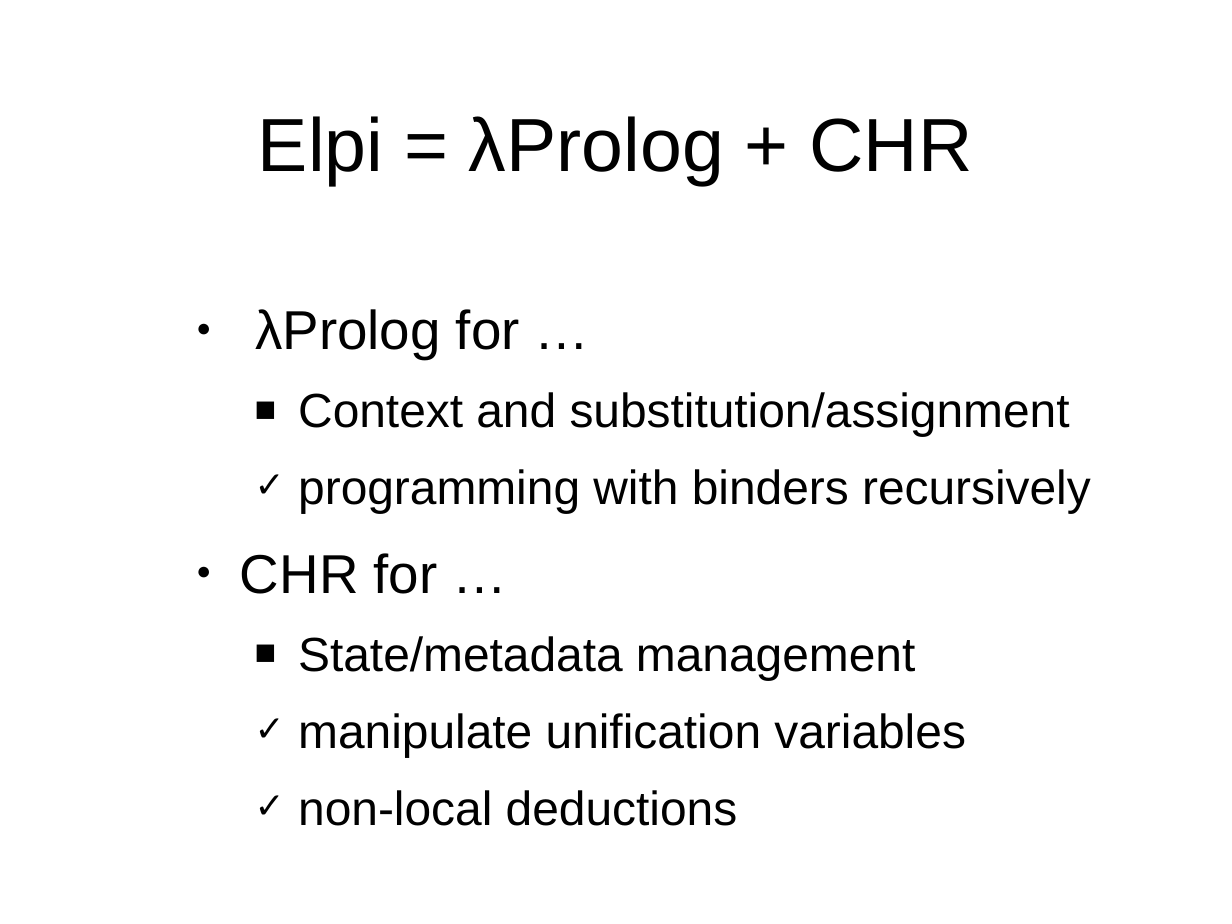
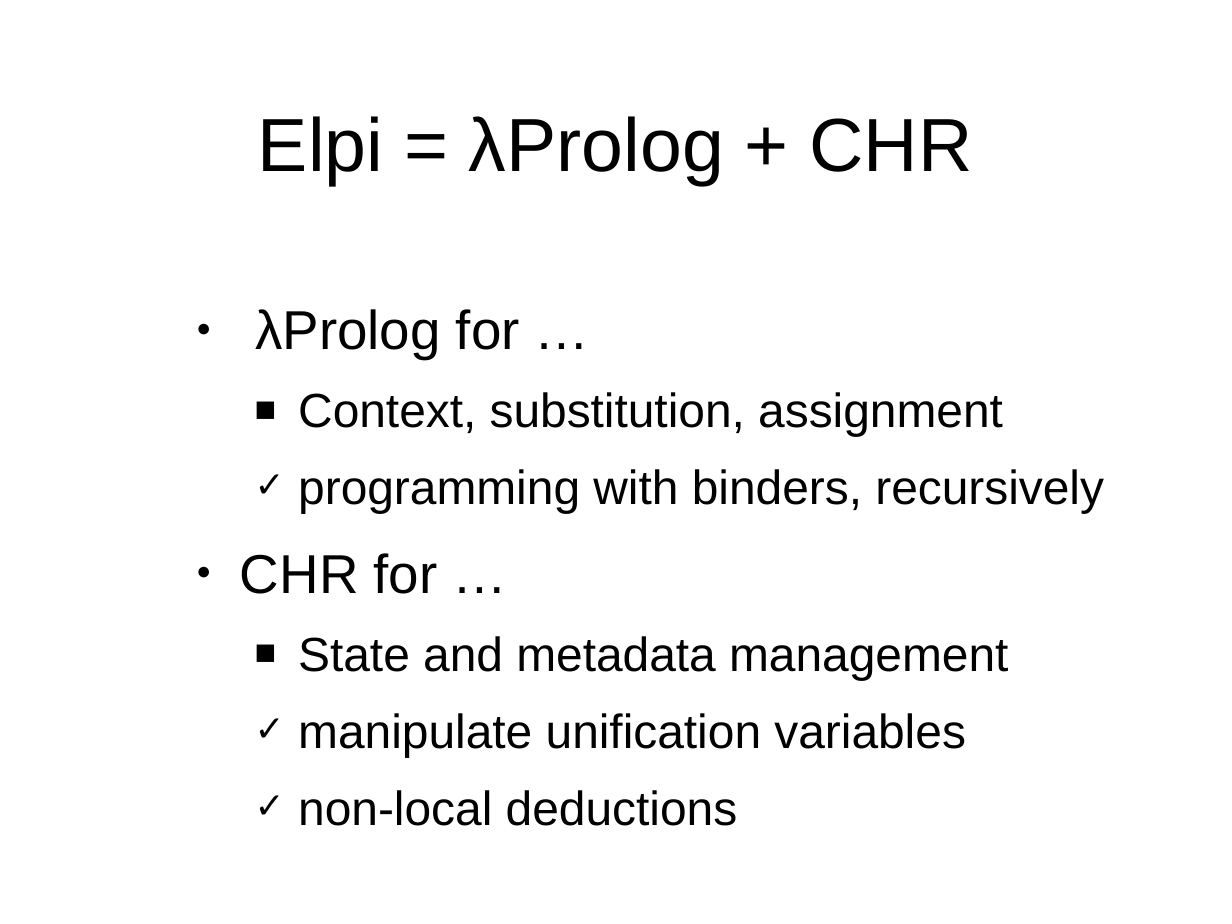
Before and after one commit to gares/demo-nantes-20-12-2023, a slide deck: slide 31 of slides.odp. Drawn at 1232x924 pixels with LibreOffice and Linux fonts; fonts in the diff are those of the drawing; background and template pictures are left out. Boxes give left, top, right and bottom in pixels: in the first picture for what was removed or moved away, otherwise in the second. Text is boxed around its words. In the diff, an @@ line names an element or a change of style, - is before the commit and + after.

```diff
--- a/slides.odp
+++ b/slides.odp
@@ text at box(298, 392, 1104, 513): text changed @@
-  ■ Context and substitution/assignment
-  ✓ programming with binders recursively
+  ■ Context, substitution, assignment
+  ✓ programming with binders, recursively
@@ text at box(298, 636, 1008, 680): text changed @@
-  ■ State/metadata management
+  ■ State and metadata management
```
Also in this commit, not shown: 39 other slides changed, 1 slide added, 5 other files.
